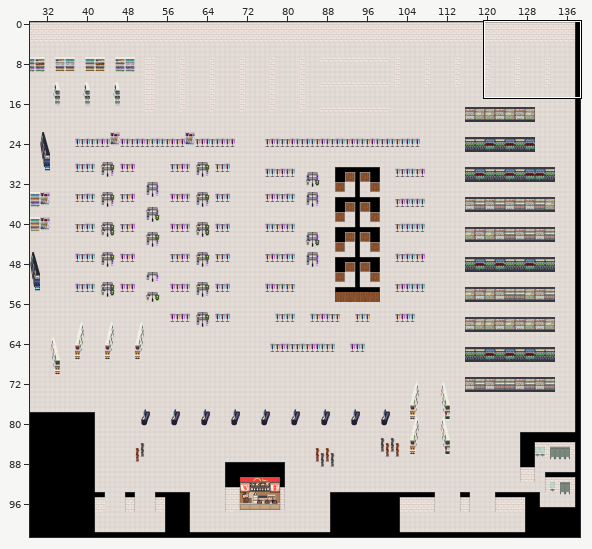
Two versions of a level (Tiled map, assets/data/walmartReal.tmx). Above: a wide view before the commit, with the close-up outlined.
Close-up. First the earlier version:
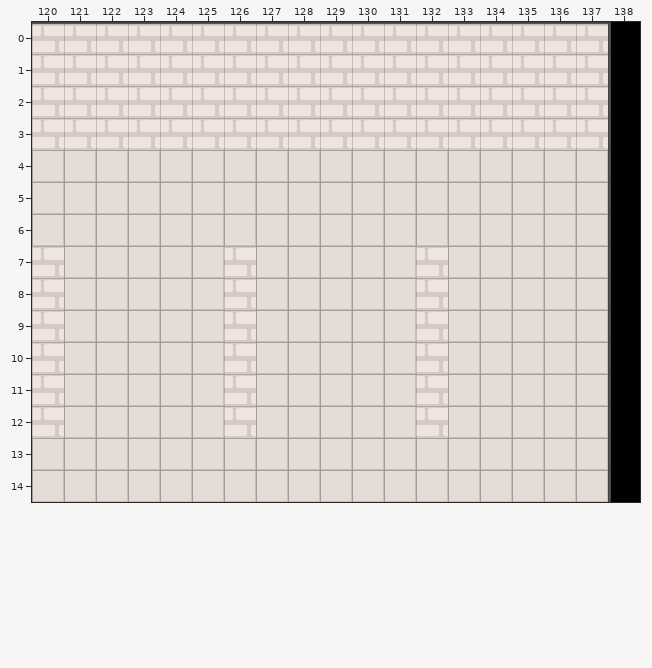
Cells are 32x32 px. Shown: x 120..138, y 0..14. The commit also changed other parts of the map, which this record leaves out.
After:
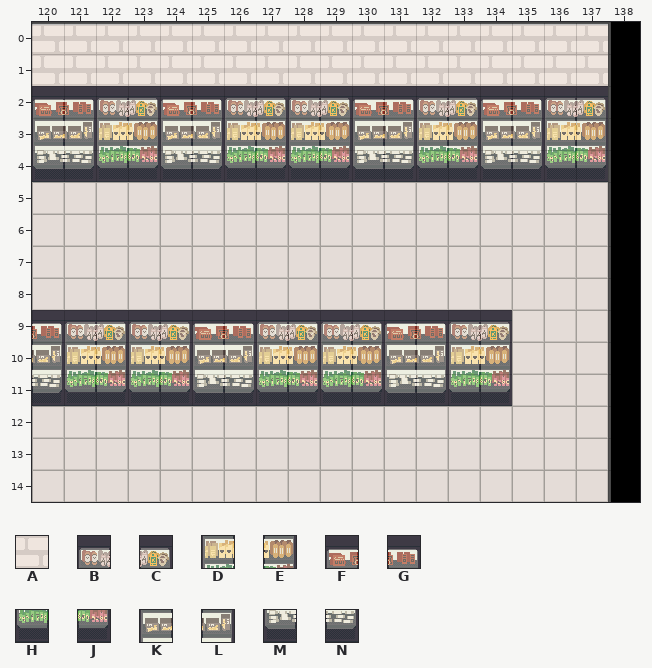
Key: from "TilesOnly": A 2; from "tileset": B 103, C 104, D 135, E 136, F 137, G 138, H 167, J 168, K 169, L 170, M 201, N 202.
_ is an empty cell.
The edit:
Layer "Foreground":
Tile A is gone in rows 7 to 8 at x 120, 126 and 132; in row 12 at x 120, 126 and 132.
Layer "ForegroundObjects":
Tile B now appears in row 2 at x 122, 126, 128, 132 and 136; in row 9 at x 121, 123, 127, 129 and 133.
Tile C now appears in row 2 at x 123, 127, 129, 133 and 137; in row 9 at x 122, 124, 128, 130 and 134.
Tile D now appears in row 3 at x 122, 126, 128, 132 and 136; in row 10 at x 121, 123, 127, 129 and 133.
Tile E now appears in row 3 at x 123, 127, 129, 133 and 137; in row 10 at x 122, 124, 128, 130 and 134.
Tile F now appears in row 2 at x 120, 124, 130 and 134; in row 9 at x 125 and 131.
Tile G now appears in row 2 at x 121, 125, 131 and 135; in row 9 at x 120, 126 and 132.
Tile H now appears in row 4 at x 122, 126, 128, 132 and 136; in row 11 at x 121, 123, 127, 129 and 133.
Tile J now appears in row 4 at x 123, 127, 129, 133 and 137; in row 11 at x 122, 124, 128, 130 and 134.
Tile K now appears in row 3 at x 120, 124, 130 and 134; in row 10 at x 125 and 131.
Tile L now appears in row 3 at x 121, 125, 131 and 135; in row 10 at x 120, 126 and 132.
Tile M now appears in row 4 at x 120, 124, 130 and 134; in row 11 at x 125 and 131.
Tile N now appears in row 4 at x 121, 125, 131 and 135; in row 11 at x 120, 126 and 132.
Where, in picture pixels (left, top, right, bottom), the same in both close-ups:
added: (32, 86, 608, 182)
changed: (32, 246, 512, 438)
